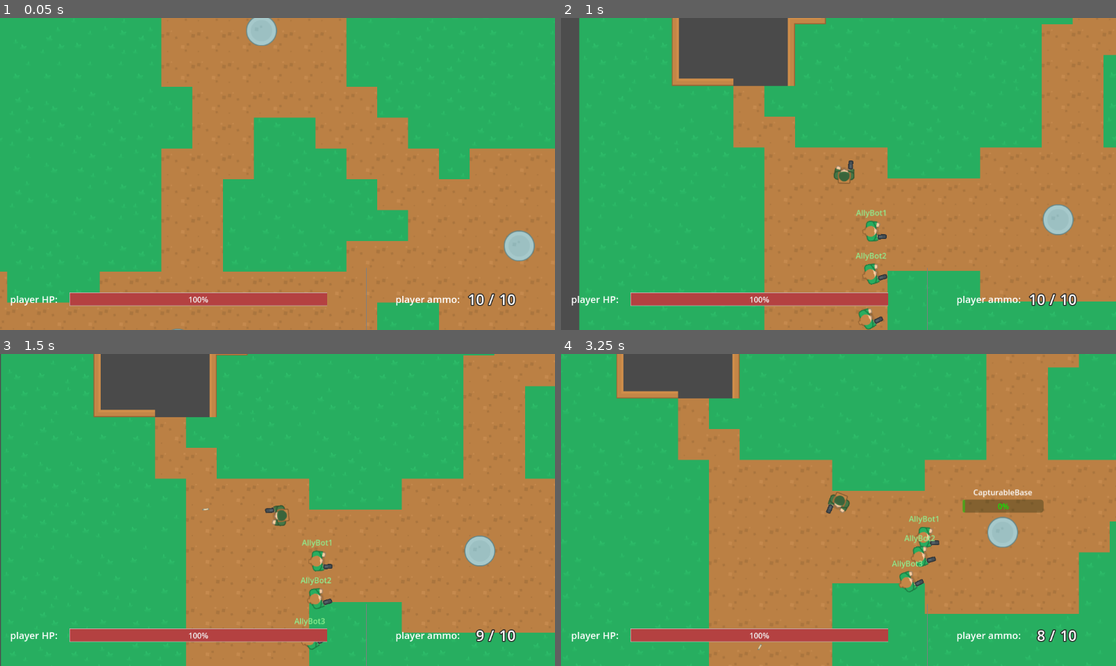
Above: before the commit, frames 1-4 (two rows, left to right).
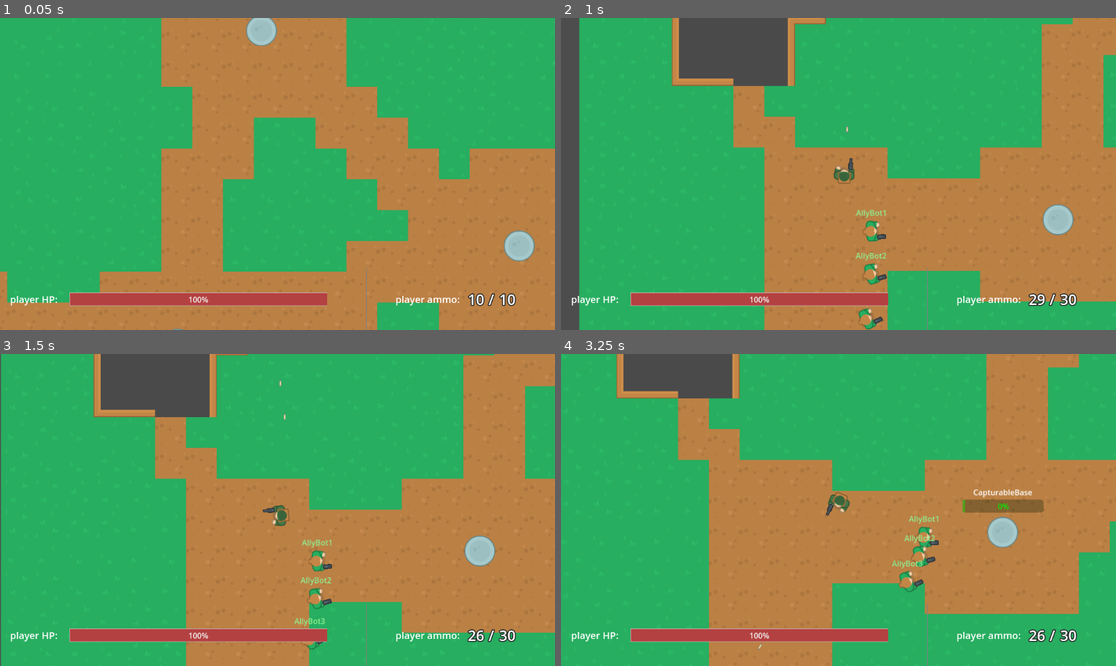
Above: after the commit, the same moments.

Repository: ZeromaXHe/MyGitRepository
Game: Godot game, scene res://scenes/main.tscn
Two runs of this game, one before a commit and one after it. Both use one fixed random seed, a clock stepped at 60 frames per second and the inputs below.
Inputs (mouse positions are in pixels of both pictures, inside the frame that each line leads up to):
- Up to frame 1 (0.05 s): no input
- Up to frame 2 (1 s): move the mouse to (849, 52) at 0.52 s; press the mouse at (849, 52) at 0.53 s; hold D (right) from 0.53 s (still down); tap 1 (weapon_1, bound only after the commit) at 0.8 s
- Up to frame 3 (1.5 s): move the mouse to (166, 525) at 1.27 s; release D (right) at 1.28 s; release the mouse at (166, 525) at 1.28 s; hold S (down) from 1.28 s (still down); tap 1 (weapon_1, bound only after the commit) at 1.35 s
- Up to frame 4 (3.25 s): tap 2 (weapon_2, bound only after the commit) at 1.55, 2.1 s; move the mouse to (894, 441) at 2.02 s; release S (down) at 2.03 s; press the mouse at (894, 441) at 2.03 s; hold D (right) 2.03-2.78 s; move the mouse to (810, 572) at 2.77 s; release the mouse at (810, 572) at 2.78 s; hold W (up) from 2.78 s (still down); click (810, 572) at 2.85 s; tap 1 (weapon_1, bound only after the commit) at 3.05 s

Frame 1 is identical in both runs. In frame 2, 0.2% of the frame differs, in the area x 51-92%, y 34-99%; in frame 3, 0.2%, in the area x 36-92%, y 8-94%; in frame 4, 0.2%.

Commit message:
feature(GodotDemo): 《Godot 俯角射击游戏教程（jmbiv）》 P24 内容：微型冲锋枪（继承场景）和换枪功能

Diff:
--- a/GodotDemo/GodotProjects/project.godot
+++ b/GodotDemo/GodotProjects/project.godot
@@ -51,3 +51,13 @@
 "events": [Object(InputEventKey,"resource_local_to_scene":false,"resource_name":"","device":-1,"window_id":0,"alt_pressed":false,"shift_pressed":false,"ctrl_pressed":false,"meta_pressed":false,"pressed":false,"keycode":82,"physical_keycode":0,"key_label":0,"unicode":114,"echo":false,"script":null)
 ]
 }
+weapon_1={
+"deadzone": 0.5,
+"events": [Object(InputEventKey,"resource_local_to_scene":false,"resource_name":"","device":-1,"window_id":0,"alt_pressed":false,"shift_pressed":false,"ctrl_pressed":false,"meta_pressed":false,"pressed":false,"keycode":49,"physical_keycode":0,"key_label":0,"unicode":49,"echo":false,"script":null)
+]
+}
+weapon_2={
+"deadzone": 0.5,
+"events": [Object(InputEventKey,"resource_local_to_scene":false,"resource_name":"","device":-1,"window_id":0,"alt_pressed":false,"shift_pressed":false,"ctrl_pressed":false,"meta_pressed":false,"pressed":false,"keycode":50,"physical_keycode":0,"key_label":0,"unicode":50,"echo":false,"script":null)
+]
+}
--- a/GodotDemo/GodotProjects/scenes/actor.tscn
+++ b/GodotDemo/GodotProjects/scenes/actor.tscn
@@ -1,10 +1,13 @@
-[gd_scene load_steps=7 format=3 uid="uid://d1cvpkf5rhomg"]
+[gd_scene load_steps=10 format=3 uid="uid://d1cvpkf5rhomg"]
 
 [ext_resource type="Script" path="res://scripts/actor.gd" id="1_uderr"]
+[ext_resource type="Texture2D" uid="uid://c7wc44lmsxl26" path="res://assets/top_down_shooter/PNG/Soldier 1/soldier1_hold.png" id="2_c74jg"]
 [ext_resource type="PackedScene" uid="uid://dd70ves4up5d8" path="res://scenes/ai.tscn" id="3_qb8nq"]
 [ext_resource type="PackedScene" uid="uid://cohfrt8h7aasg" path="res://scenes/health.tscn" id="4_hikhf"]
-[ext_resource type="PackedScene" uid="uid://x8xciy0vnhyb" path="res://scenes/weapon.tscn" id="5_26hfo"]
+[ext_resource type="PackedScene" uid="uid://csey2ttus5i7" path="res://scenes/pistol.tscn" id="5_175d1"]
+[ext_resource type="Script" path="res://scripts/weapon_manager.gd" id="6_fcivx"]
 [ext_resource type="PackedScene" uid="uid://iesf8n20ul1b" path="res://scenes/team.tscn" id="6_huy6s"]
+[ext_resource type="PackedScene" uid="uid://c3f6foiqy7yel" path="res://scenes/sub_machine_gun.tscn" id="7_pcoye"]
 
 [sub_resource type="CapsuleShape2D" id="CapsuleShape2D_mndd7"]
 radius = 13.0
@@ -14,6 +17,7 @@
 script = ExtResource("1_uderr")
 
 [node name="BodyImg" type="Sprite2D" parent="."]
+texture = ExtResource("2_c74jg")
 
 [node name="CollisionShape2D" type="CollisionShape2D" parent="."]
 shape = SubResource("CapsuleShape2D_mndd7")
@@ -22,11 +26,17 @@
 
 [node name="Health" parent="." instance=ExtResource("4_hikhf")]
 
-[node name="Weapon" parent="." instance=ExtResource("5_26hfo")]
-position = Vector2(15, 13)
-
 [node name="Team" parent="." instance=ExtResource("6_huy6s")]
 
 [node name="RemoteTransform2D" type="RemoteTransform2D" parent="."]
 update_rotation = false
 update_scale = false
+
+[node name="WeaponManager" type="Node2D" parent="."]
+position = Vector2(14, 13)
+script = ExtResource("6_fcivx")
+
+[node name="SubMachineGun" parent="WeaponManager" instance=ExtResource("7_pcoye")]
+
+[node name="Pistol" parent="WeaponManager" instance=ExtResource("5_175d1")]
+visible = false
--- /dev/null
+++ b/GodotDemo/GodotProjects/scenes/pistol.tscn
@@ -0,0 +1,9 @@
+[gd_scene load_steps=3 format=3 uid="uid://csey2ttus5i7"]
+
+[ext_resource type="PackedScene" uid="uid://x8xciy0vnhyb" path="res://scenes/weapon.tscn" id="1_1k88s"]
+[ext_resource type="Texture2D" uid="uid://b2u7bjyw886p7" path="res://assets/top_down_shooter/PNG/weapon_gun.png" id="2_ckjke"]
+
+[node name="Pistol" instance=ExtResource("1_1k88s")]
+
+[node name="Gun" parent="." index="0"]
+texture = ExtResource("2_ckjke")
--- /dev/null
+++ b/GodotDemo/GodotProjects/scenes/sub_machine_gun.tscn
@@ -0,0 +1,21 @@
+[gd_scene load_steps=3 format=3 uid="uid://c3f6foiqy7yel"]
+
+[ext_resource type="PackedScene" uid="uid://x8xciy0vnhyb" path="res://scenes/weapon.tscn" id="1_5qky3"]
+[ext_resource type="Texture2D" uid="uid://b84hemgghk2iv" path="res://assets/top_down_shooter/PNG/weapon_silencer.png" id="2_yr4ua"]
+
+[node name="SubMachineGun" instance=ExtResource("1_5qky3")]
+max_ammo = 30
+semi_auto = false
+
+[node name="Gun" parent="." index="0"]
+texture = ExtResource("2_yr4ua")
+offset = Vector2(9, 0)
+
+[node name="Muzzle" parent="." index="1"]
+position = Vector2(22, 0)
+
+[node name="AttackCooldown" parent="." index="2"]
+wait_time = 0.1
+
+[node name="MuzzleFlash" parent="." index="3"]
+position = Vector2(33, 0)
--- a/GodotDemo/GodotProjects/scenes/weapon.tscn
+++ b/GodotDemo/GodotProjects/scenes/weapon.tscn
@@ -1,8 +1,7 @@
-[gd_scene load_steps=8 format=3 uid="uid://x8xciy0vnhyb"]
+[gd_scene load_steps=7 format=3 uid="uid://x8xciy0vnhyb"]
 
 [ext_resource type="Script" path="res://scripts/weapon.gd" id="1_o20hf"]
 [ext_resource type="PackedScene" uid="uid://tv6rsn0qgay" path="res://scenes/bullet.tscn" id="2_3lt3n"]
-[ext_resource type="Texture2D" uid="uid://b2u7bjyw886p7" path="res://assets/top_down_shooter/PNG/weapon_gun.png" id="3_h1vs1"]
 [ext_resource type="Texture2D" uid="uid://b0g5qxc2y4ajr" path="res://assets/top_down_tank_redux/PNG/Default size/shotLarge.png" id="4_bmw0x"]
 
 [sub_resource type="Animation" id="Animation_u5e25"]
@@ -11,7 +10,7 @@
 tracks/0/type = "value"
 tracks/0/imported = false
 tracks/0/enabled = true
-tracks/0/path = NodePath("Weapon/MuzzleFlash:scale")
+tracks/0/path = NodePath("Pistol/MuzzleFlash:scale")
 tracks/0/interp = 1
 tracks/0/loop_wrap = true
 tracks/0/keys = {
@@ -23,7 +22,7 @@
 tracks/1/type = "value"
 tracks/1/imported = false
 tracks/1/enabled = true
-tracks/1/path = NodePath("Weapon/MuzzleFlash:visible")
+tracks/1/path = NodePath("Pistol/MuzzleFlash:visible")
 tracks/1/interp = 1
 tracks/1/loop_wrap = true
 tracks/1/keys = {
@@ -38,7 +37,7 @@
 tracks/0/type = "value"
 tracks/0/imported = false
 tracks/0/enabled = true
-tracks/0/path = NodePath("Weapon/Gun:rotation")
+tracks/0/path = NodePath("Pistol/Gun:rotation")
 tracks/0/interp = 1
 tracks/0/loop_wrap = true
 tracks/0/keys = {
@@ -50,7 +49,7 @@
 tracks/1/type = "method"
 tracks/1/imported = false
 tracks/1/enabled = true
-tracks/1/path = NodePath("Weapon")
+tracks/1/path = NodePath("Pistol")
 tracks/1/interp = 1
 tracks/1/loop_wrap = true
 tracks/1/keys = {
@@ -73,7 +72,6 @@
 bullet_scene = ExtResource("2_3lt3n")
 
 [node name="Gun" type="Sprite2D" parent="."]
-texture = ExtResource("3_h1vs1")
 offset = Vector2(6, 0)
 
 [node name="Muzzle" type="Node2D" parent="."]
--- a/GodotDemo/GodotProjects/scripts/actor.gd
+++ b/GodotDemo/GodotProjects/scripts/actor.gd
@@ -6,7 +6,7 @@
 
 @onready var health: Health = $Health
 @onready var ai: AI = $AI
-@onready var weapon: Weapon = $Weapon
+@onready var weapon_manager: WeaponManager = $WeaponManager
 @onready var team: Team = $Team
 @onready var remote_transform: RemoteTransform2D = $RemoteTransform2D
 @onready var body_img: Sprite2D = $BodyImg
@@ -16,7 +16,40 @@
 
 func _ready():
 	ai.initialize(self)
-	weapon.initialize(self)
+	weapon_manager.initialize(self)
+
+
+
+func _physics_process(delta: float) -> void:
+	if not is_player():
+		return
+	# Player 控制逻辑
+	get_input()
+	move_and_slide()
+
+
+func get_input():
+	look_at(get_global_mouse_position())
+	velocity = Input.get_vector("left", "right", "up", "down") * speed
+
+	if not weapon_manager.current_weapon.semi_auto and Input.is_action_pressed("shoot"):
+		# 全自动射击
+		weapon_manager.shoot()
+
+
+func _unhandled_input(event: InputEvent) -> void:
+	if not is_player():
+		return
+
+	if event.is_action_released("shoot") and weapon_manager.current_weapon.semi_auto:
+		# 半自动射击
+		weapon_manager.shoot()
+	elif event.is_action_released("reload"):
+		weapon_manager.weapon.reload()
+	elif event.is_action_released("weapon_1"):
+		weapon_manager.switch_weapon(0)
+	elif event.is_action_released("weapon_2"):
+		weapon_manager.switch_weapon(1)
 
 
 func is_player() -> bool:
@@ -27,7 +60,7 @@
 	global_position = respawn_point.global_position
 	# 重置血量和弹药
 	health.hp = health.max_health
-	weapon.current_ammo = weapon.max_ammo
+	weapon_manager.reset_to_max_ammo()
 	set_ai_advance_to(target_base)
 
 
--- a/GodotDemo/GodotProjects/scripts/ai.gd
+++ b/GodotDemo/GodotProjects/scripts/ai.gd
@@ -34,30 +34,8 @@
 
 func _physics_process(_delta):
 	if actor.is_player():
-		player_control_physics_process()
-	else:
-		ai_control_physics_process()
-
-
-func player_control_physics_process():
-	get_input()
-	actor.move_and_slide()
-
-
-func get_input():
-	actor.look_at(get_global_mouse_position())
-	actor.velocity = Input.get_vector("left", "right", "up", "down") * actor.speed
-
-
-func _unhandled_input(event: InputEvent) -> void:
-	if actor.is_player():
-		if event.is_action_released("shoot"):
-			actor.weapon.shoot()
-		elif event.is_action_released("reload"):
-			actor.weapon.reload()
-
-
-func ai_control_physics_process():
+		return
+	# ai 的物理循环逻辑
 	match state:
 		State.PATROL:
 			if not patrol_location_reached:
@@ -70,7 +48,7 @@
 					actor.velocity = Vector2.ZERO
 					patrol_timer.start()
 		State.ENGAGE:
-			if target != null and actor.weapon != null:
+			if target != null and actor.weapon_manager.current_weapon != null:
 				var angle_to_target = actor.rotate_toward(target.global_position)
 #				print("sin: ", sin(0.5 * (actor.rotation - angle_to_target)))
 
@@ -78,7 +56,7 @@
 				# 所以这里用 sin(0.5x) 替代 x 来实现原教程类似的效果
 				# 使得目标进入一定角度时开枪
 				if abs(sin(0.5 * (actor.rotation - angle_to_target))) < 0.08:
-					actor.weapon.shoot()
+					actor.weapon_manager.shoot()
 			else:
 				print("engaged, but no weapon/target found")
 		State.ADVANCE:
@@ -94,10 +72,6 @@
 
 func initialize(actor: Actor):
 	self.actor = actor
-
-	if not actor.is_player():
-		# 如果是 AI，没子弹了立即换弹
-		actor.weapon.weapon_out_of_ammo.connect(actor.weapon.start_reload)
 
 
 func advance_to(target_base: CapturableBase):
--- a/GodotDemo/GodotProjects/scripts/gui.gd
+++ b/GodotDemo/GodotProjects/scripts/gui.gd
@@ -7,7 +7,7 @@
 @onready var current_ammo: Label = $Rows/BottomRow/CurrentAmmo
 @onready var max_ammo: Label = $Rows/BottomRow/MaxAmmo
 
-
+var max_ammo_value: int
 var player: Actor = null
 
 func _ready() -> void:
@@ -21,11 +21,20 @@
 	self.player = player
 
 	set_new_health_value(player.health.hp)
-	set_current_ammo(player.weapon.current_ammo)
-	set_max_ammo(player.weapon.max_ammo)
+	set_weapon(player.weapon_manager.current_weapon)
+	player.health.changed.connect(set_new_health_value)
+	if not player.weapon_manager.weapon_changed.is_connected(handle_weapon_changed):
+		player.weapon_manager.weapon_changed.connect(handle_weapon_changed)
 
-	player.health.changed.connect(set_new_health_value)
-	player.weapon.ammo_changed.connect(set_current_ammo)
+
+func handle_weapon_changed(old_weapon: Weapon, new_weapon: Weapon):
+	set_weapon(new_weapon)
+
+
+func set_weapon(weapon: Weapon):
+	set_max_ammo(weapon.max_ammo)
+	set_current_ammo(weapon.current_ammo)
+	weapon.ammo_changed.connect(set_current_ammo)
 
 
 func set_new_health_value(new_health: float):
@@ -49,9 +58,9 @@
 	# 根据剩余弹药量显示不同颜色
 	if new_ammo == 0:
 		current_ammo.modulate = Color.RED
-	elif new_ammo < 3:
+	elif new_ammo < 0.3 * max_ammo_value:
 		current_ammo.modulate = Color.ORANGE
-	elif new_ammo <= 5:
+	elif new_ammo <= 0.5 * max_ammo_value:
 		current_ammo.modulate = Color.YELLOW
 	else:
 		current_ammo.modulate = Color.WHITE
@@ -59,3 +68,4 @@
 
 func set_max_ammo(new_max_ammo: int):
 	max_ammo.text = str(new_max_ammo)
+	max_ammo_value = new_max_ammo
--- a/GodotDemo/GodotProjects/scripts/weapon.gd
+++ b/GodotDemo/GodotProjects/scripts/weapon.gd
@@ -5,24 +5,22 @@
 signal ammo_changed(new_ammo: int)
 
 @export var bullet_scene: PackedScene
+@export var max_ammo: int = 10
+@export var semi_auto: bool = true
 
 @onready var muzzle: Node2D = $Muzzle
 @onready var attack_cooldown: Timer = $AttackCooldown
 @onready var animation_player: AnimationPlayer = $AnimationPlayer
 @onready var muzzle_flash: Sprite2D = $MuzzleFlash
 
-var max_ammo: int = 10
 var current_ammo: int = max_ammo:
 	set = set_current_ammo
-var holder: Actor = null
 
 
 func _ready() -> void:
 	muzzle_flash.hide()
-
-
-func initialize(holder: Actor):
-	self.holder = holder
+	# 不加的话赋值不正确，不知道什么原因
+	current_ammo = max_ammo
 
 
 func start_reload():
@@ -45,7 +43,7 @@
 
 
 
-func shoot():
+func shoot(holder: Actor):
 	# 子弹不足/冷却时间中/没有子弹实例
 	if current_ammo <= 0 or not attack_cooldown.is_stopped() or bullet_scene == null:
 #		print("attack_cooldown.is_stopped():" + str(attack_cooldown.is_stopped()))
--- /dev/null
+++ b/GodotDemo/GodotProjects/scripts/weapon_manager.gd
@@ -0,0 +1,46 @@
+extends Node2D
+class_name WeaponManager
+
+signal weapon_changed(old_weapon: Weapon, new_weapon: Weapon)
+
+@onready var current_weapon: Weapon = $Pistol
+
+var weapons: Array = []
+
+var holder: Actor = null
+
+
+func _ready() -> void:
+	weapons = get_children()
+
+	for weapon in weapons:
+		weapon.hide()
+	current_weapon.show()
+
+
+func initialize(holder: Actor):
+	self.holder = holder
+
+	if not holder.is_player():
+		# 如果是 AI，没子弹了立即换弹
+		current_weapon.weapon_out_of_ammo.connect(reload)
+
+
+func switch_weapon(idx: int):
+	if idx >= 0 and idx < weapons.size() and weapons[idx] != current_weapon:
+		weapon_changed.emit(current_weapon, weapons[idx])
+		current_weapon.hide()
+		current_weapon = weapons[idx]
+		current_weapon.show()
+
+
+func reset_to_max_ammo():
+	current_weapon.current_ammo = current_weapon.max_ammo
+
+
+func shoot():
+	current_weapon.shoot(holder)
+
+
+func reload():
+	current_weapon.start_reload()
